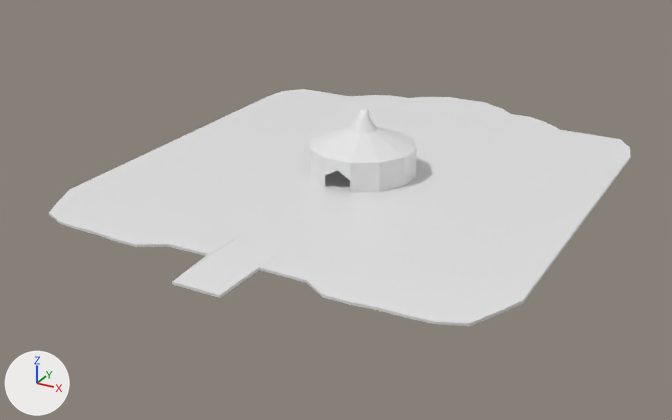
A saved change to the Blender file data/assets/Blender/lobi.blend.
Before and after are seen from a camera (50 mm lens) standing at (88.0, -172.2, 75.8) and looking at (-2.7, -7.4, -6.6). Lighting does not change. The marker at lower left points along +X, +Y and +Z. The picture after the commit comes second.

The first picture shows 'Lobi_Terrain', 'RoundHouse'.
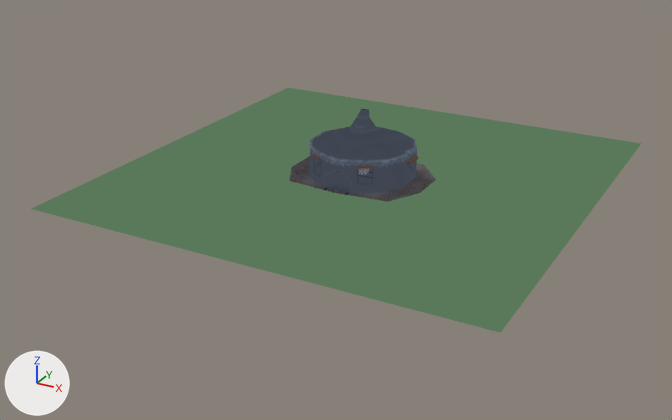
Boxes (x1, y1, x2, y2) around the edits, measured in the pictures (672 x 420 px):
'Lobi_Terrain', hidden
    before: (49, 89, 631, 326)
'Plane', added (green)
    after: (31, 88, 641, 333)
'RoundHouse', reshaped
    before: (310, 109, 417, 192)
    after: (289, 109, 436, 202)
part 1 of me_roundhouse, added
    after: (289, 156, 436, 202)
part 2 of me_roundhouse, cut back
    before: (314, 157, 414, 183)
    after: (312, 154, 418, 193)
part 3 of me_roundhouse, recoloured (white to blue)
    both: (310, 109, 417, 192)

Diff of the bpy script that builds the scene:
```diff
--- a/data/assets/Blender/lobi.blend.py
+++ b/data/assets/Blender/lobi.blend.py
@@ img_yurt_texture @@
+img_yurt_texture = load_image('yurt_texture', 'textures/yurt_texture.png', 1024, 1024, 'sRGB')
@@ img_lobi_pallette_png @@
+img_lobi_pallette_png = load_image('lobi_pallette.png', '../lobi_pallette.png', 1024, 1024, 'sRGB')
@@ mat_material_001 @@
+mat_material_001 = emission_material('Material.001')
+mat_material_001.texture = img_yurt_texture
@@ mat_material_003 @@
+mat_material_003 = emission_material('Material.003')
+mat_material_003.texture = img_lobi_pallette_png
@@ me_roundhouse @@
 # used by ob_roundhouse; location = (0.0, 0.0, 0.0)
-me_roundhouse.from_pydata(...)  # 54 vertices, 40 faces; spans x 0.0..11.6, y -11.6..11.6, z 0.1..14.7
+me_roundhouse.from_pydata(...)  # 120 vertices, 85 faces; spans x 0.0..17.6, y -16.2..16.4, z -1.9..14.7
+# me_roundhouse part 1: a new loose piece of 28 vertices spanning x 0.0..17.6, y -16.2..16.4, z -1.9..0.1, in mat_material_001 (picture img_yurt_texture)
+# me_roundhouse part 2
+# 2 faces are deleted
+# 38 vertices are added at x 0.0..12.4, y -11.6..11.6, z 0.1..6.4
+# 26 new faces join them
+# me_roundhouse part 3: 38 faces spanning x 0.0..11.6, y -11.6..11.6, z 0.1..14.7 switch from no material to mat_material_001 (picture img_yurt_texture)
@@ me_plane @@
+me_plane.from_pydata(...)  # 180 vertices, 156 faces; spans x -50.0..50.0, y -50.0..50.0, z -0.3..3.5
+me_plane.materials.append(mat_material_003)  # picture img_lobi_pallette_png
@@ ob_lobi_terrain @@
 _m = ob_lobi_terrain.modifiers.new('Mirror', 'MIRROR')
 _m.use_clip = True
+ob_lobi_terrain.hide_set(True)
@@ ob_plane @@
+ob_plane = bpy.data.objects.new('Plane', me_plane)
+ob_plane.location = (0.0, 0.0, 0.0)
```
